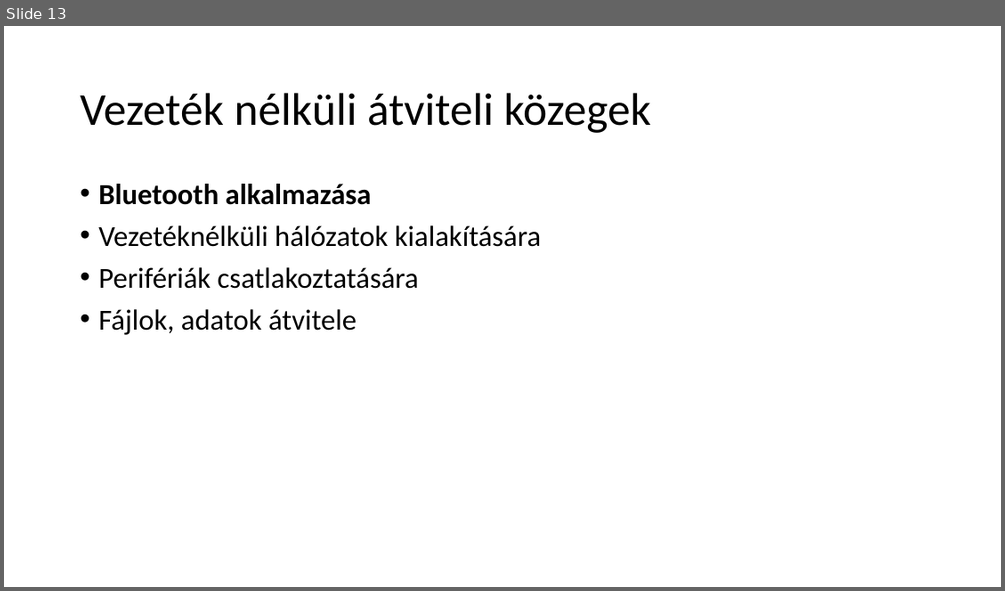
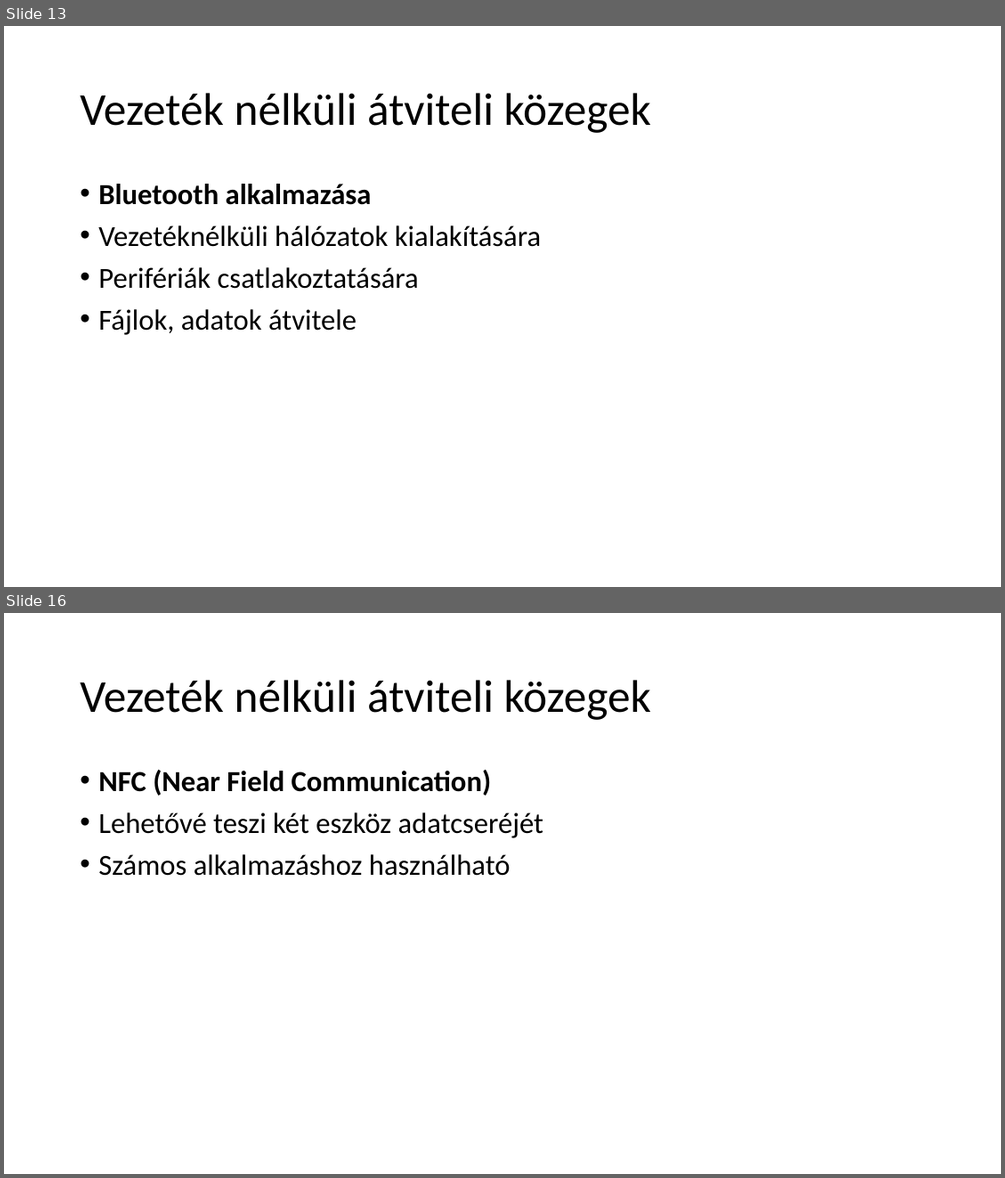
Before and after one commit to gutibalintka/Iktproll2, a slide deck: Vezeték, vezeték nélküli átviteli közegek.pptx. Shown one above the other, each under a label of ours: slide 13 before the commit, slides 13 and 16 after it; the slides between them are not shown. The pictures are 1005x591 and 1005x1178 pixels, drawn with LibreOffice and Linux fonts; fonts in the diff are those of the drawing. Boxes give left, top, right and bottom in pixels: in the first picture for what was removed or moved away, otherwise in the second. Text is boxed around its words. In the diff, an @@ line names an element or a change of style, - is before the commit and + after.

```diff
--- a/Vezeték, vezeték nélküli átviteli közegek.pptx
+++ b/Vezeték, vezeték nélküli átviteli közegek.pptx
@@ slide 16 added at <box>4,613,1001,1174</box>, background #FFFFFF @@
@@ title added at <box>80,680,651,720</box>, 44 pt, text #000000 @@
+Vezeték nélküli átviteli közegek
@@ text added at <box>98,770,543,876</box>, 28 pt, text #000000 @@
+• NFC (Near Field Communication)
+• Lehetővé teszi két eszköz adatcseréjét
+• Számos alkalmazáshoz használható
```
Also in this commit, not shown: 9 other slides added.
